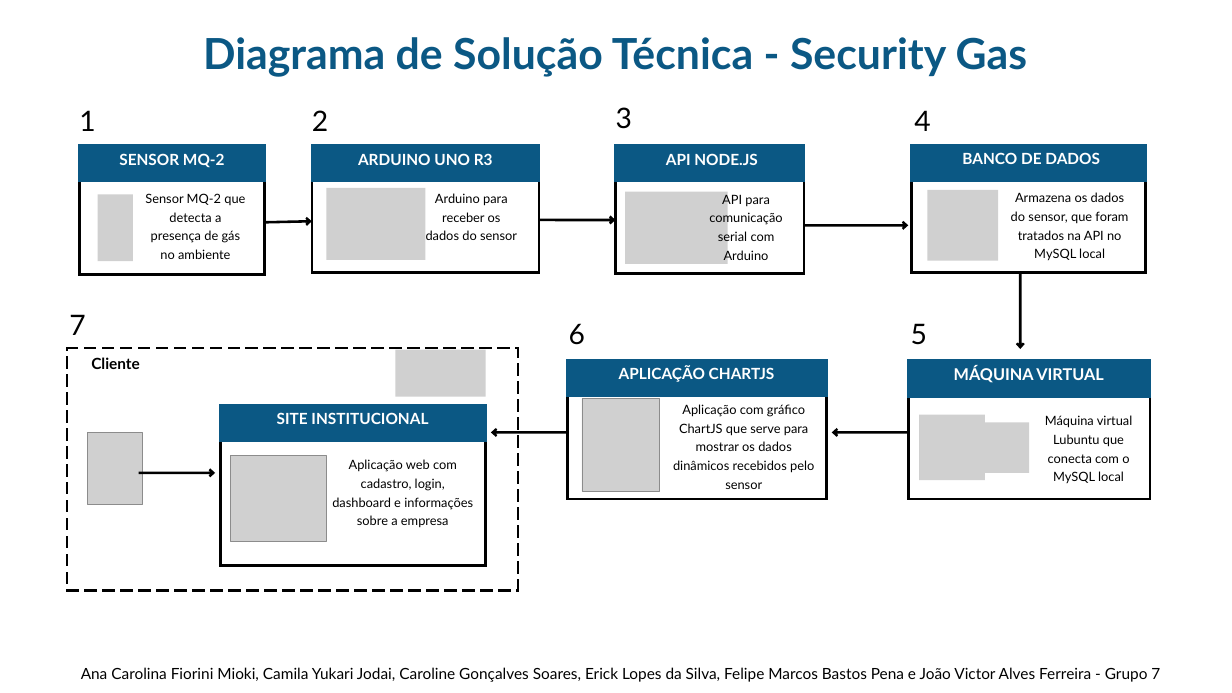
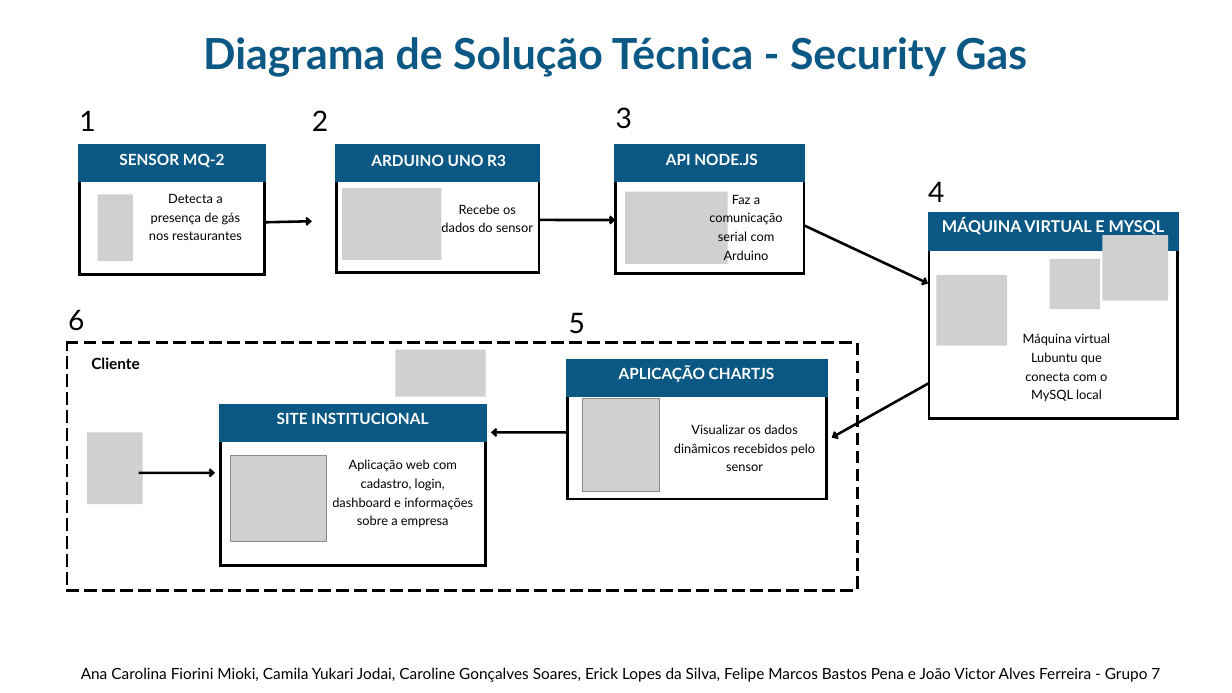
Before and after one commit to adevcaroline/Security-Gas, a slide deck: slide 1 of Documentação/T.I/projetoSecurityGas-7.ppt. Drawn at 1232x693 pixels with LibreOffice and Linux fonts; fonts in the diff are those of the drawing; grey boxes stand for pictures. Boxes give left, top, right and bottom in pixels: in the first picture for what was removed or moved away, otherwise in the second. Text is boxed around its words. In the diff, an @@ line names an element or a change of style, - is before the commit and + after.

Commit message:
Atualizando: diagrama de solução

```diff
--- a/Documentação/T.I/projetoSecurityGas-7.ppt
+++ b/Documentação/T.I/projetoSecurityGas-7.ppt
@@ freeform shape: place and size @@
-freeform shape at <box>312,145,539,273</box>
+freeform shape at <box>336,145,539,273</box>
@@ freeform shape: place and size @@
-freeform shape at <box>312,145,539,180</box>
+freeform shape at <box>336,145,539,180</box>
@@ text "ARDUINO UNO R3": place and size @@
-text "ARDUINO UNO R3" at <box>358,153,493,165</box>
+text "ARDUINO UNO R3" at <box>371,154,506,166</box>
@@ freeform shape removed at <box>912,147,1146,272</box> @@
@@ text "4": place and size @@
-text "4" at <box>914,110,930,131</box>
+text "4" at <box>928,181,944,202</box>
@@ text removed at <box>962,152,1100,164</box> @@
-BANCO DE DADOS
@@ text at <box>149,193,242,240</box>: text changed @@
-Sensor MQ-2 que detecta a presença de gás no ambiente
+Detecta a presença de gás nos restaurantes
@@ picture: place and size @@
-picture at <box>326,188,426,260</box>
+picture at <box>342,188,442,260</box>
@@ text at <box>441,204,533,232</box>: text changed @@
-Arduino para receber os dados do sensor
+Recebe os dados do sensor
@@ text at <box>709,194,782,262</box>: text changed @@
-API para comunicação serial com Arduino
+Faz a comunicação serial com Arduino
@@ text removed at <box>1011,192,1128,260</box> @@
-Armazena os dados do sensor, que foram tratados na API no MySQL local
@@ arrow moved from (804, 225) - (908, 225) to (804, 225) - (928, 283) @@
@@ freeform shape: place and size @@
-freeform shape at <box>912,145,1146,180</box>
+freeform shape at <box>929,213,1178,249</box>
@@ freeform shape: place and size @@
-freeform shape at <box>908,362,1149,499</box>
+freeform shape at <box>929,221,1177,419</box>
@@ text at <box>942,217,1165,235</box>: text changed @@
-MÁQUINA VIRTUAL
+MÁQUINA VIRTUAL E MYSQL
@@ picture: place and size @@
-picture at <box>919,415,985,480</box>
+picture at <box>1103,235,1169,301</box>
@@ picture: place and size @@
-picture at <box>979,423,1029,473</box>
+picture at <box>1050,259,1100,309</box>
@@ text "6": place and size @@
-text "6" at <box>569,323,585,345</box>
+text "6" at <box>68,309,84,331</box>
@@ text "5": place and size @@
-text "5" at <box>911,323,927,345</box>
+text "5" at <box>569,312,585,334</box>
@@ picture: place and size @@
-picture at <box>928,190,999,261</box>
+picture at <box>936,275,1007,346</box>
@@ arrow removed from (1020, 272) to (1020, 349) @@
@@ text removed at <box>69,314,85,335</box> @@
-7
@@ text "Máquina virtual Lubuntu que conecta ...": place and size @@
-text "Máquina virtual Lubuntu que conecta ..." at <box>1045,415,1133,483</box>
+text "Máquina virtual Lubuntu que conecta ..." at <box>1023,333,1111,401</box>
@@ freeform shape: place and size @@
-freeform shape at <box>67,348,518,590</box>
+freeform shape at <box>67,342,857,590</box>
@@ arrow moved from (908, 432) - (832, 432) to (929, 383) - (832, 438) @@
@@ freeform shape removed at <box>908,360,1149,397</box> @@
@@ picture at <box>87,432,142,504</box>: outline redrawn @@
@@ text at <box>674,424,815,471</box>: text changed @@
-Aplicação com gráfico ChartJS que serve para mostrar os dados dinâmicos recebidos pelo sensor
+Visualizar os dados dinâmicos recebidos pelo sensor
```
